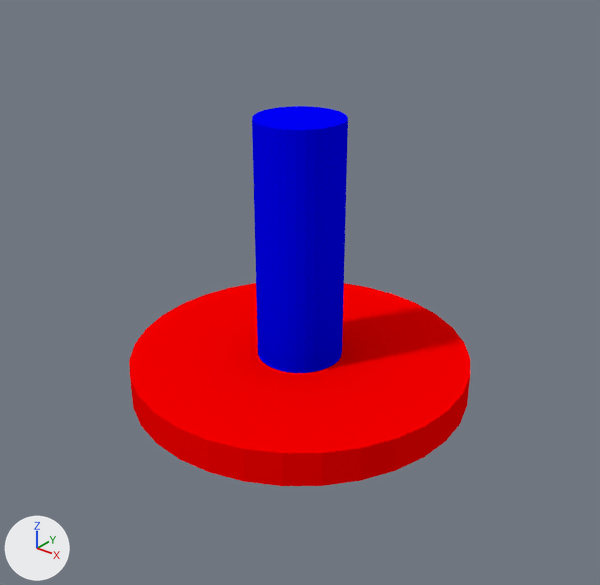
Renders of the Blender file Cadriciel/Exe/media/maillet.blend from each side of a commit.
Before and after are seen from a camera (50 mm lens) standing at (13.45, -16.81, 13.36) and looking at (0.51, -0.63, 3.33). Lighting does not change. The marker at lower left points along +X, +Y and +Z.
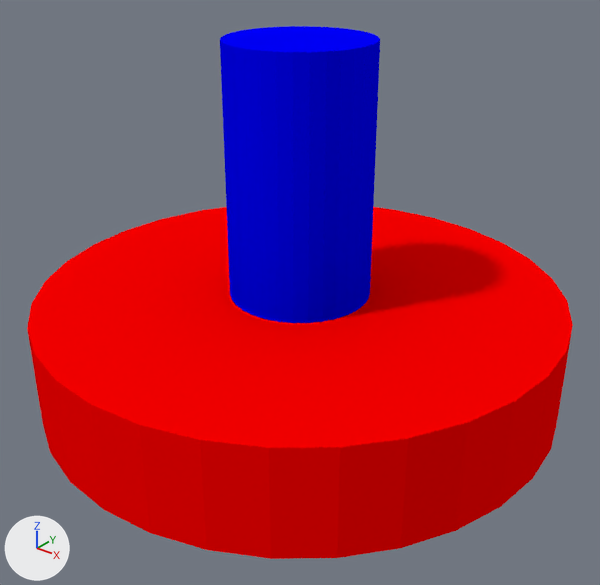
Location of each change, [x1, y1, x2, y2] in pixels of the pictures (600 x 585 px):
'Cylinder', moved, rescaled (60% wider, 73% taller): before [129, 283, 470, 486]; after [27, 207, 573, 559]
'Cylinder.001', moved, rescaled: before [252, 106, 348, 373]; after [220, 26, 380, 323]

Diff of the bpy script that builds the scene:
```diff
--- a/Cadriciel/Exe/media/maillet.blend.py
+++ b/Cadriciel/Exe/media/maillet.blend.py
@@ ob_cylinder_001 @@
 ob_cylinder_001 = bpy.data.objects.new('Cylinder.001', me_cylinder_001)
-ob_cylinder_001.location = (0.0, 0.0, 4.0)
-ob_cylinder_001.scale = (1.25, 1.25, 4.0)
+ob_cylinder_001.location = (0.0, 0.0, 5.0)
+ob_cylinder_001.scale = (2.0, 2.0, 5.0)
@@ ob_cylinder @@
 ob_cylinder = bpy.data.objects.new('Cylinder', me_cylinder)
-ob_cylinder.location = (0.0, 0.0, 0.5)
-ob_cylinder.scale = (5.0, 5.0, 0.5)
+ob_cylinder.location = (0.0, 0.0, 1.5)
+ob_cylinder.scale = (7.5, 7.5, 1.5)
```
